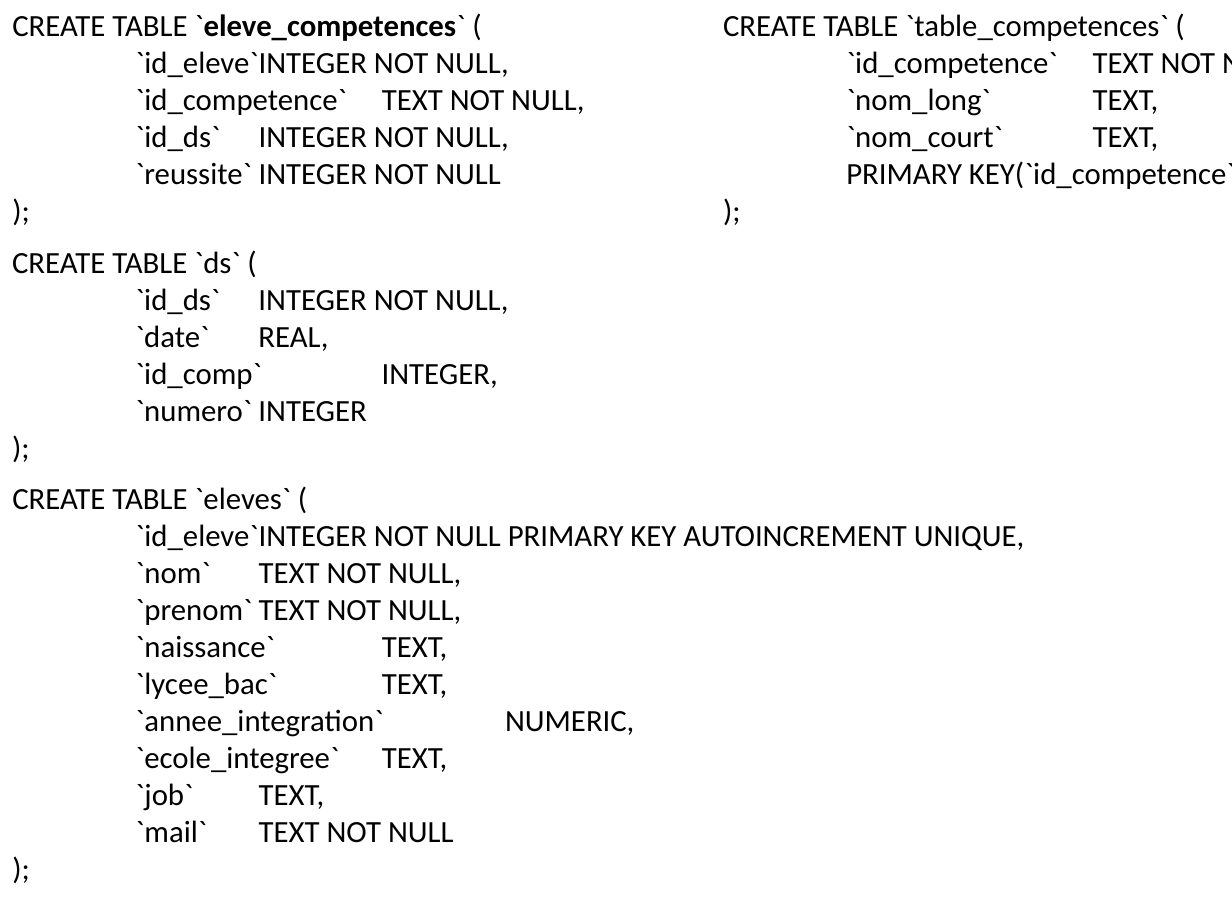
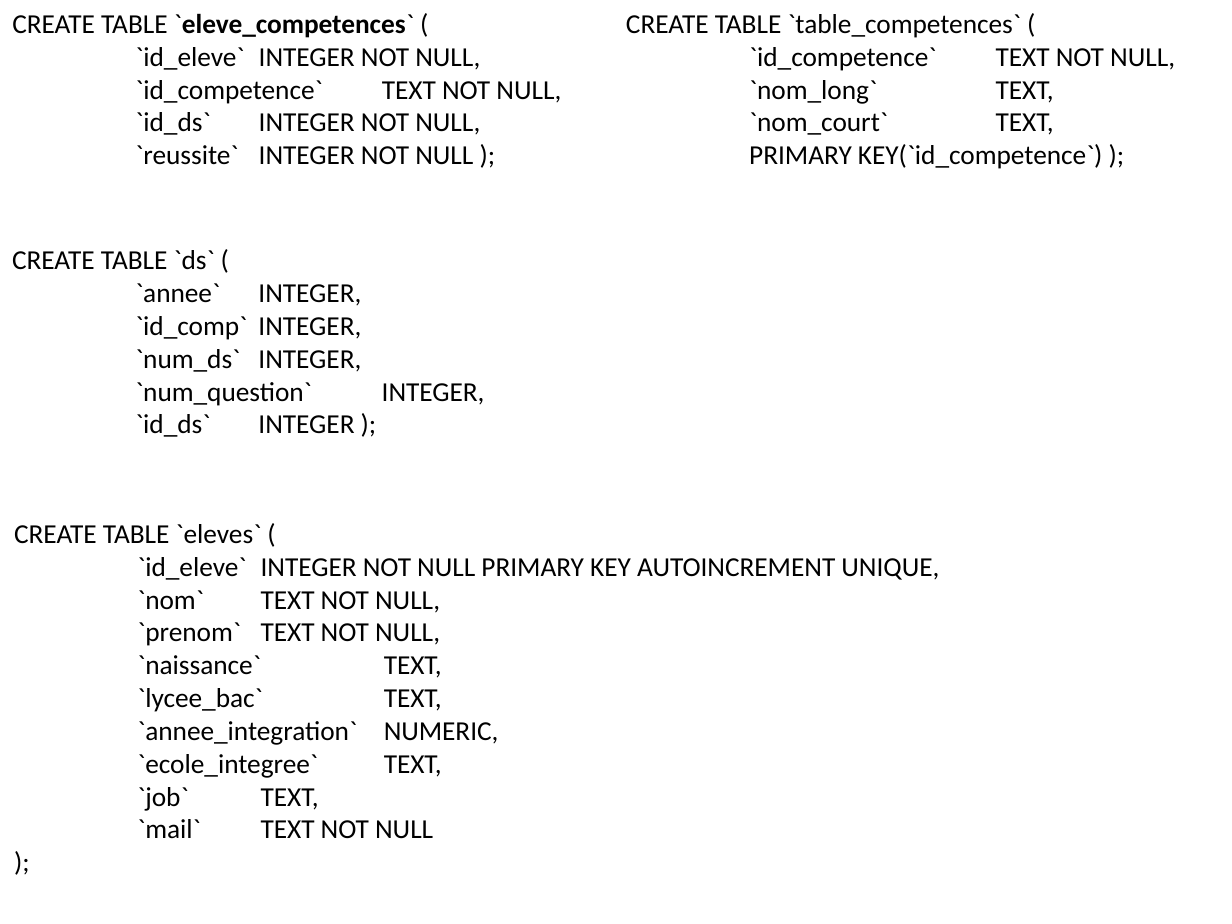
Before and after one commit to xpessoles/PSI, a slide deck: slide 1 of Evaluation/SchemaBDD.pptx. Drawn at 1232x924 pixels with LibreOffice and Linux fonts; fonts in the diff are those of the drawing. Boxes give left, top, right and bottom in pixels: in the first picture for what was removed or moved away, otherwise in the second. Text is boxed around its words. In the diff, an @@ line names an element or a change of style, - is before the commit and + after.

```diff
--- a/Evaluation/SchemaBDD.pptx
+++ b/Evaluation/SchemaBDD.pptx
@@ text at [12, 13, 561, 135]: size 18 to 16 pt in "CREATE TABLE `eleve_competences` (", "`id_eleve` INTEGER NOT NULL,", "`id_competence` TEXT NOT NULL,", "`id_ds` INTEGER NOT NULL," @@
@@ text "CREATE TABLE `table_competences` (": place and size @@
-text "CREATE TABLE `table_competences` (" at [723, 14, 1232, 189]
+text "CREATE TABLE `table_competences` (" at [626, 14, 1175, 169]
@@ text at [626, 14, 1175, 135]: size 18 to 16 pt in "CREATE TABLE `table_competences` (", "`id_competence` TEXT NOT NULL,", "`nom_long` TEXT,", "`nom_court` TEXT," @@
@@ text at [135, 145, 473, 165]: text changed; size 18 to 16 pt @@
-`reussite` INTEGER NOT NULL
-);
+`reussite` INTEGER NOT NULL );
@@ text at [749, 144, 1103, 169]: text changed; size 18 to 16 pt @@
-PRIMARY KEY(`id_competence`)
-);
+PRIMARY KEY(`id_competence`) );
@@ text at [12, 250, 361, 340]: size 18 to 16 pt in "CREATE TABLE `ds` (", "`id_comp` INTEGER," @@
@@ text at [135, 283, 361, 305]: text changed; size 18 to 16 pt @@
-`id_ds` INTEGER NOT NULL,
-`date` REAL,
+`annee` INTEGER,
@@ text at [135, 349, 485, 437]: text changed; size 18 to 16 pt @@
-`numero` INTEGER
-);
+`num_ds` INTEGER,
+`num_question` INTEGER,
+`id_ds` INTEGER );
@@ text "CREATE TABLE `eleves` (": place and size @@
-text "CREATE TABLE `eleves` (" at [12, 487, 1025, 843]
+text "CREATE TABLE `eleves` (" at [14, 524, 939, 839]
@@ text "CREATE TABLE `eleves` (" at [14, 524, 939, 839]: size 18 to 16 pt @@
```
Also in this commit, not shown: 1 other slide changed, 1 other file.
